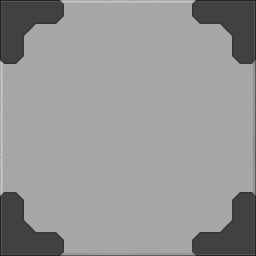
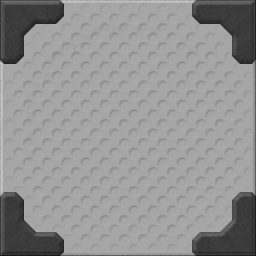
Layers edited between the first and the second w=256, h=256 image:
painted on "CornerBottomRight" over box(192, 192, 256, 256)
painted on "CornerBottomLeft" over box(0, 192, 64, 256)
painted on "CornerTopRight" over box(192, 0, 256, 64)
painted on "CornerTopLeft" over box(0, 0, 64, 64)
added layer "Tile Pattern" above "Tile" over box(0, 0, 256, 256)
